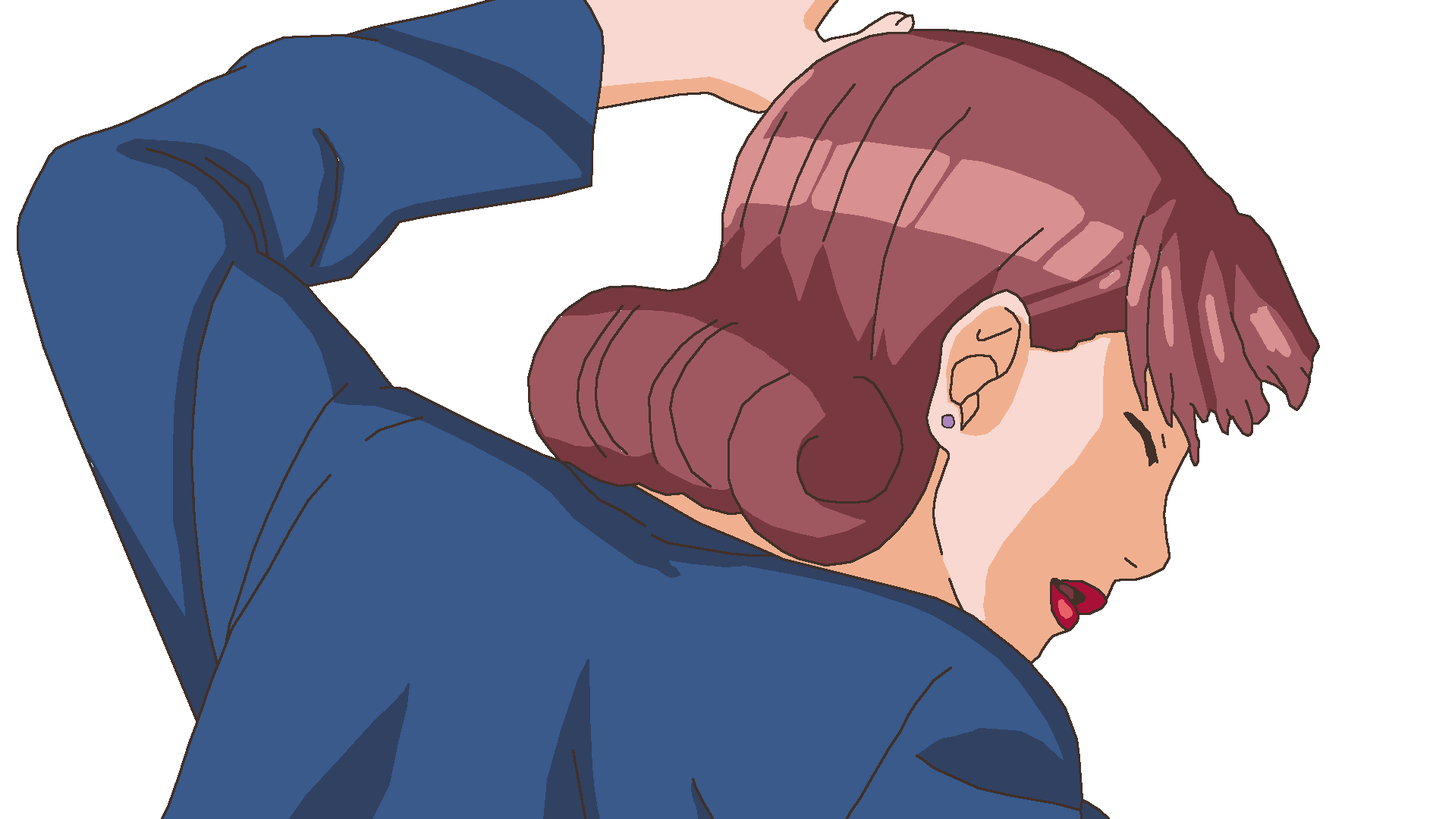
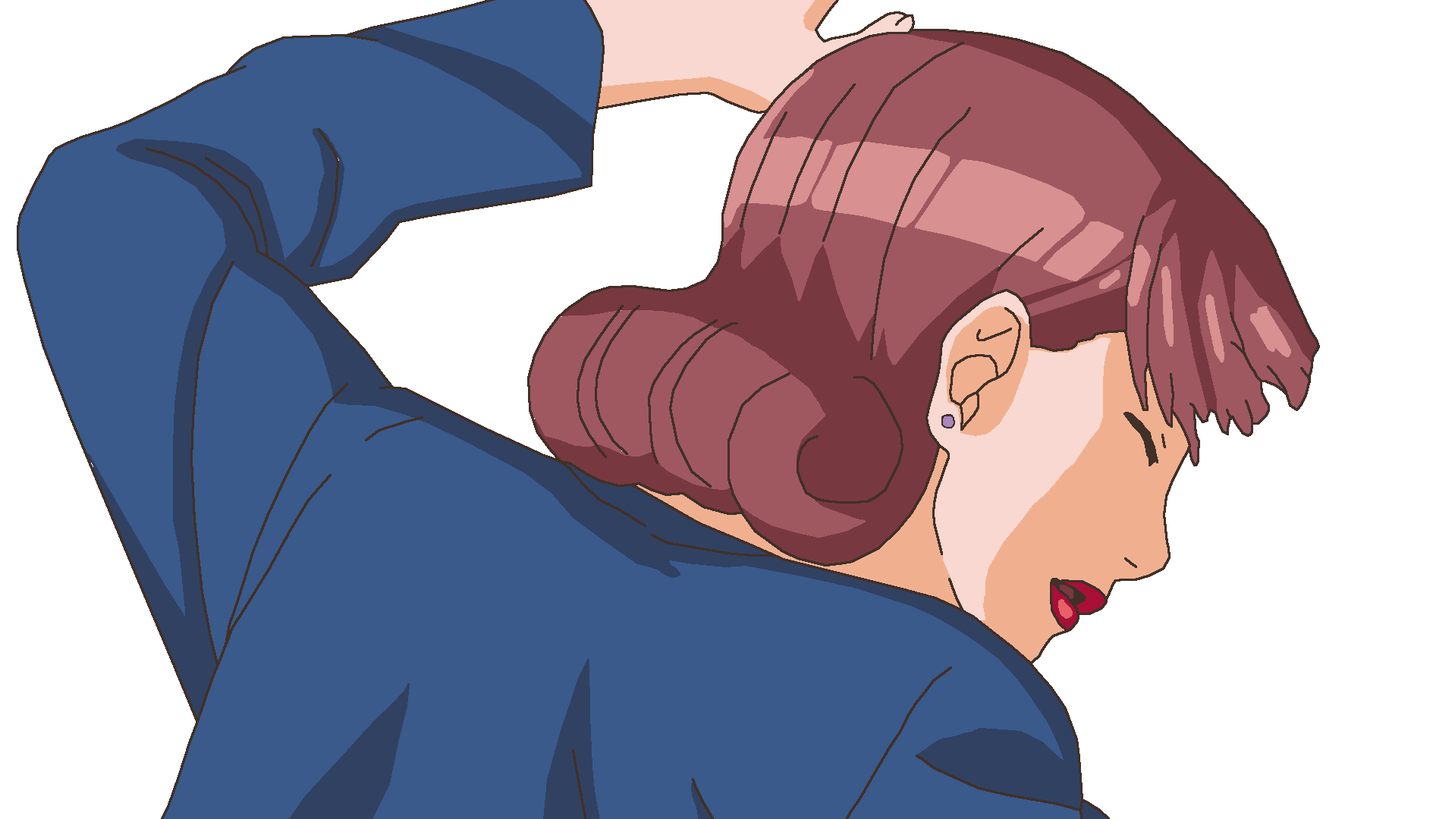
Revision of a layered 1455x819 image; what changed, layer by layer:
painted on "Layer #1" over [1109, 145, 1269, 355]
